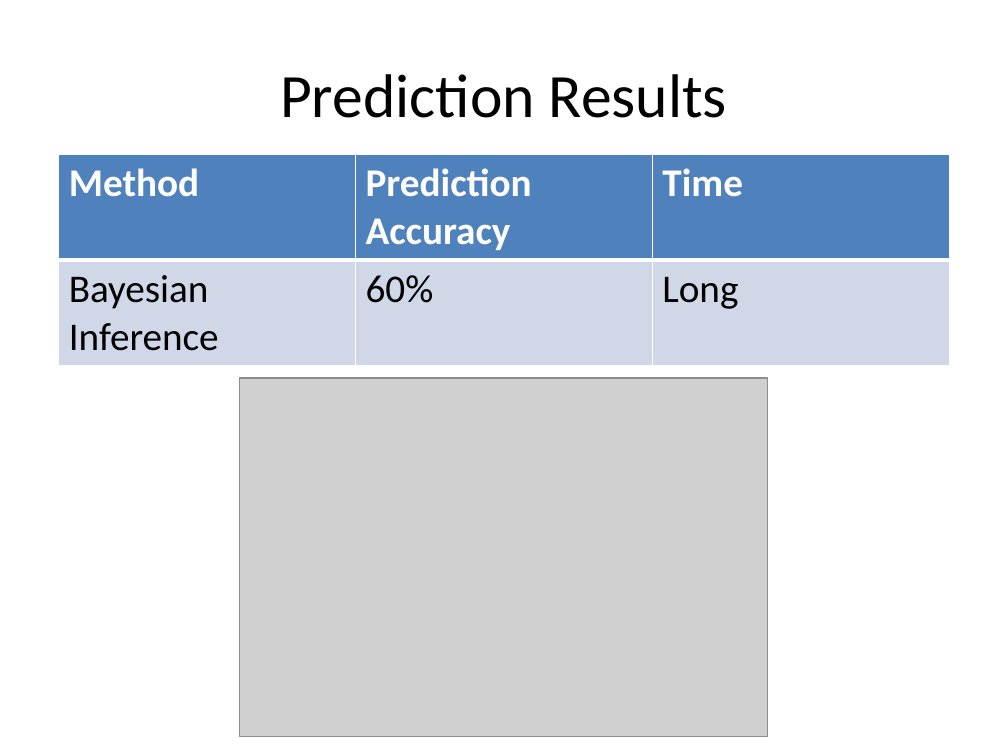
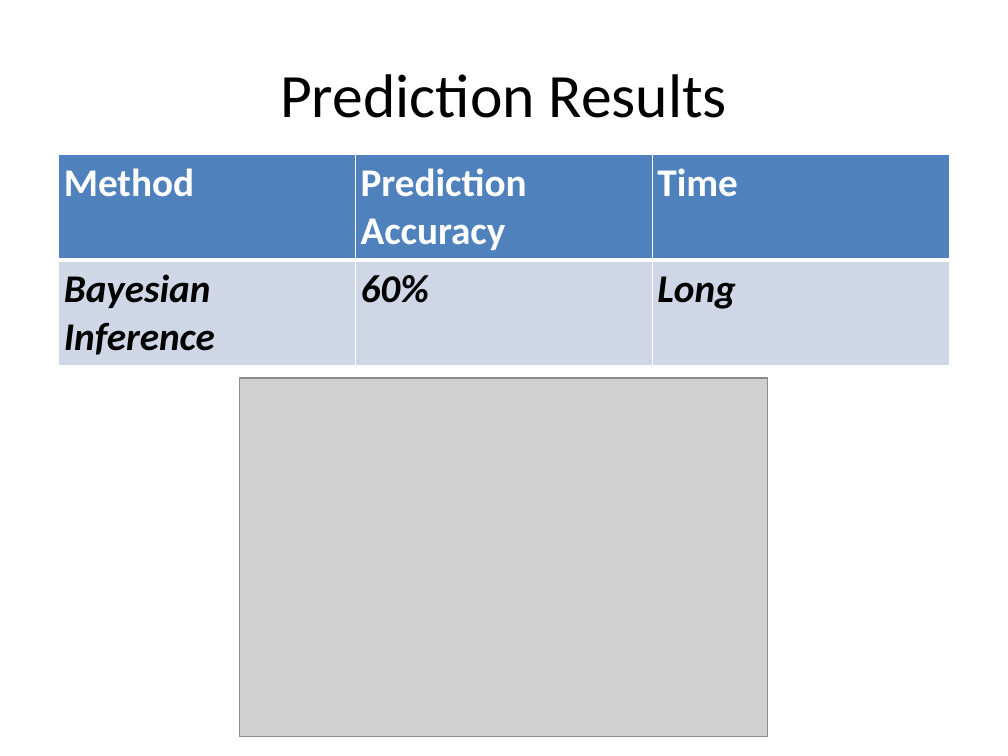
Before and after one commit to ghaslam/AM207, a slide deck: slide 4 of Screencast/Screencast.pptx. Drawn at 1008x756 pixels with LibreOffice and Linux fonts; fonts in the diff are those of the drawing; grey boxes stand for pictures. Boxes give left, top, right and bottom in pixels: in the first picture for what was removed or moved away, otherwise in the second. Text is boxed around its words. In the diff, an @@ line names an element or a change of style, - is before the commit and + after.

```diff
--- a/Screencast/Screencast.pptx
+++ b/Screencast/Screencast.pptx
@@ table at (58,154,948,363) @@
@@ fill #D0D8E8 to #CFD7E7 in row 2 @@
@@ bold on, italic on in "Bayesian Inference", "60%", "Long" @@
```
Also in this commit, not shown: 2 other slides changed, 5 slides added, 1 slide removed, 1 other file.
